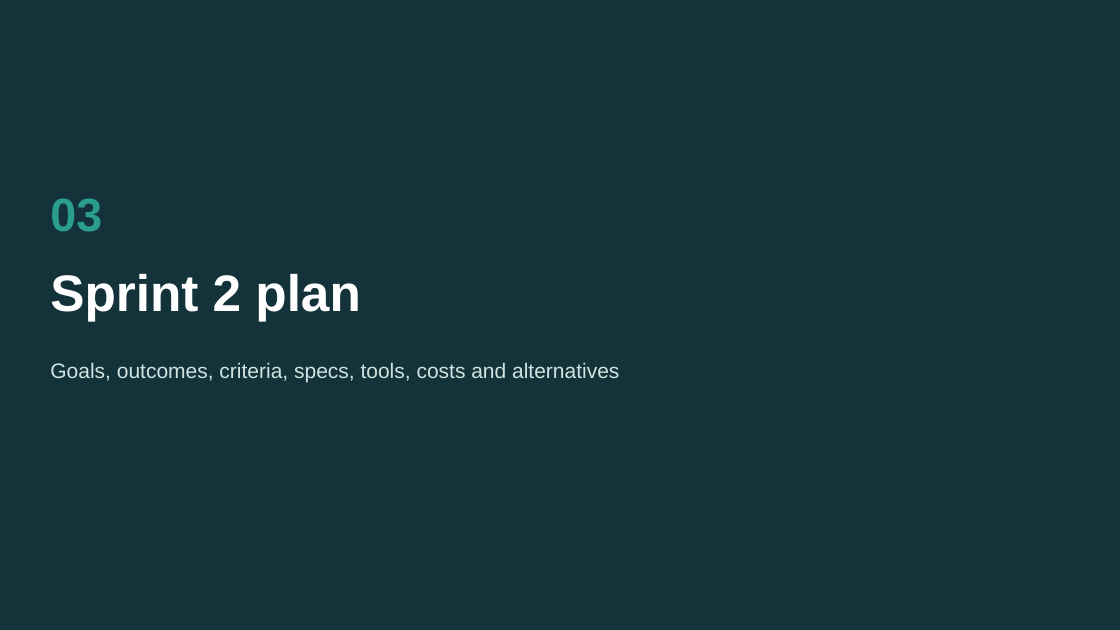
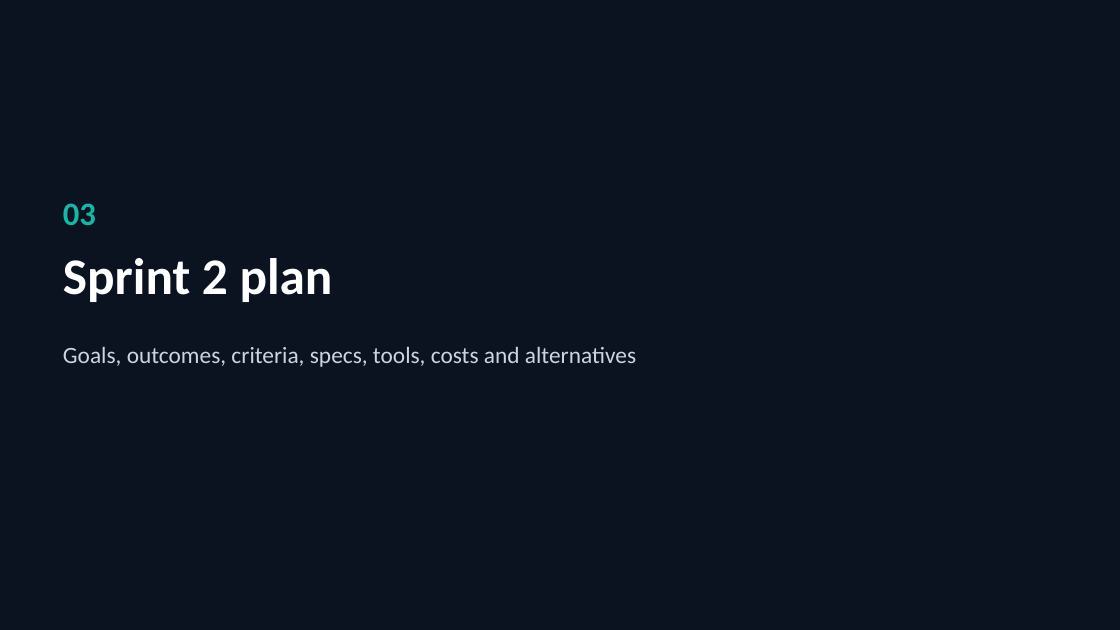
Before and after one commit to Alberta2514640/clutter, a slide deck: slide 15 of deliverables/Re-Clutter_Fall_Design_Review_Software.pptx. Drawn at 1120x630 pixels with LibreOffice and Linux fonts; fonts in the diff are those of the drawing; background and template pictures are left out. Boxes give left, top, right and bottom in pixels: in the first picture for what was removed or moved away, otherwise in the second. Text is boxed around its words. In the diff, an @@ line names an element or a change of style, - is before the commit and + after.

```diff
--- a/deliverables/Re-Clutter_Fall_Design_Review_Software.pptx
+++ b/deliverables/Re-Clutter_Fall_Design_Review_Software.pptx
@@ background #14323A to #0B1220 @@
@@ text "03": place and size @@
-text "03" at [50,198,102,232]
+text "03" at [63,203,96,225]
@@ text "03" at [63,203,96,225]: size 40 to 28 pt, font Arial to Calibri, text colour #2A9D8F to #14B8A6; more space between paragraphs @@
@@ title "Sprint 2 plan": place and size @@
-title "Sprint 2 plan" at [50,273,360,321]
+title "Sprint 2 plan" at [63,258,333,302]
@@ title "Sprint 2 plan" at [63,258,333,302]: font Arial to Calibri @@
@@ text "Goals, outcomes, criteria, specs, tools, ...": place and size @@
-text "Goals, outcomes, criteria, specs, tools, ..." at [50,362,619,382]
+text "Goals, outcomes, criteria, specs, tools, ..." at [63,347,636,367]
@@ text "Goals, outcomes, criteria, specs, tools, ..." at [63,347,636,367]: size 18 to 20 pt, font Arial to Calibri, text colour #CFE3E0 to #CBD5E1; more space between paragraphs @@
```
Also in this commit, not shown: 6 other slides changed, 15 slides added, 13 slides removed, 16 other files.
